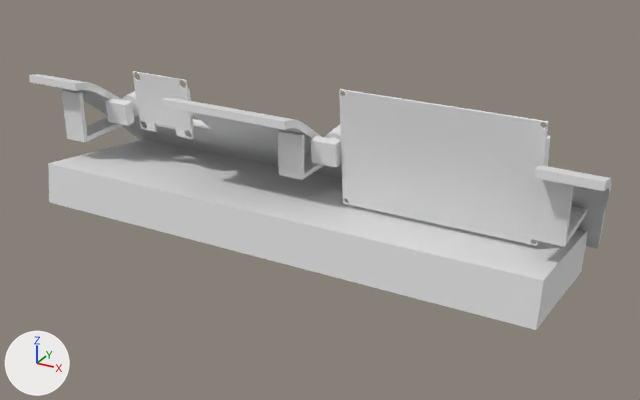
The Blender file BluetoothController/LCDPanel.blend, before and after one commit.
Rendered twice from a 50 mm camera at (0.21, -0.361, 0.154) aimed at (0.009, 0.005, -0.029). Every picture has the same lights, and +X, +Y and +Z are marked at lower left.

Objects in the first picture: 'Dash Blocking Elements', 'Dash Estimate Cut', 'Dial 1', 'Dial 2', 'LCD', 'OLED'.
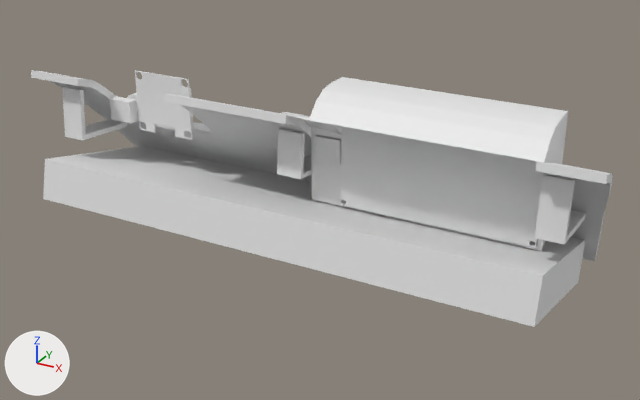
Commit message: Rough LCD panel

Pixel boxes [x1, y1, x2, y2] of what changed, in the pictures (640 x 400 px):
'Dash Blocking Elements', moved, turned
    before: [48, 89, 588, 330]
    after: [43, 87, 586, 327]
'LCD', turned
    before: [339, 89, 550, 246]
    after: [341, 126, 544, 248]
'LCD Panel', added
    after: [281, 77, 568, 251]
'Dash Estimate Cut', moved, turned
    before: [29, 74, 612, 249]
    after: [31, 70, 612, 261]
'OLED', moved, turned
    before: [132, 71, 194, 139]
    after: [135, 71, 194, 140]
'Dial 1', moved, turned
    before: [311, 125, 342, 167]
    after: [315, 135, 341, 164]
'Dial 2', moved, turned
    before: [105, 91, 139, 126]
    after: [110, 92, 139, 124]

The change in detail:
Mesh me_cube_008 is new.
It has 363 vertices, 401 faces and spans x 0.0049..0.129, y -0.027..0.0275, z -0.0266..0.0374.
Object 'LCD' (ob_lcd) turns from (-85, 0, 0) to (-90, 0, 0) degrees about x, y and z.
Object 'Dash Blocking Elements' (ob_dash_blocking_elements) moves from (0.0, 0.0, 0.0) to (0.0, -0.0002, -0.0001).
Object 'Dash Blocking Elements' (ob_dash_blocking_elements) turns from (0, 0, 0) to (-5, 0, 0) degrees about x, y and z.
Object 'OLED' (ob_oled) moves from (-0.0851, 0.0004, 0.0087) to (-0.0851, 0.0009, 0.0086).
Object 'OLED' (ob_oled) turns from (-85, 0, 0) to (-90, 0, 0) degrees about x, y and z.
Object 'Dial 1' (ob_dial_1) moves from (0.0174, -0.004, 0.0019) to (0.0174, 0.0002, 0.0022).
Object 'Dial 1' (ob_dial_1) turns from (-85, 0, 0) to (-90, 0, 0) degrees about x, y and z.
Object 'Dial 2' (ob_dial_2) moves from (-0.112, -0.004, 0.0019) to (-0.112, -0.0009, 0.0022).
Object 'Dial 2' (ob_dial_2) turns from (-85, 0, 0) to (-90, 0, 0) degrees about x, y and z.
Object 'Dash Estimate Cut' (ob_dash_estimate_cut) moves from (0.0, 0.0, 0.0) to (0.0, -0.0002, -0.0001).
Object 'Dash Estimate Cut' (ob_dash_estimate_cut) turns from (0, 0, 0) to (-5, 0, 0) degrees about x, y and z.
Object 'LCD Panel' (ob_lcd_panel) is new; it shows me_cube_008.
Its location is (0.0, 0.0, 0.0).
